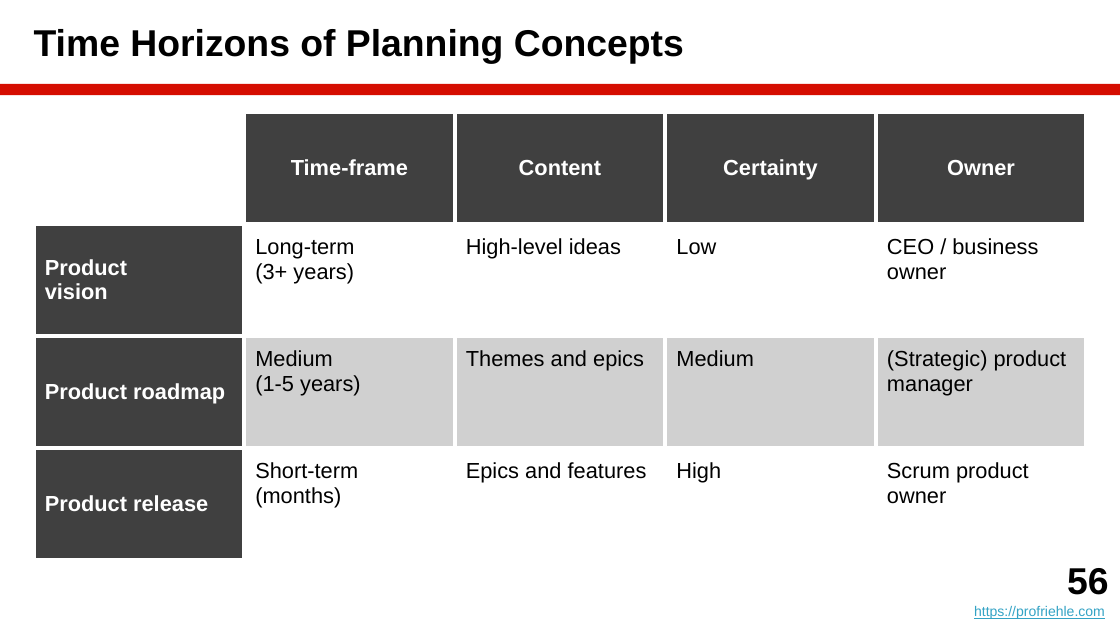
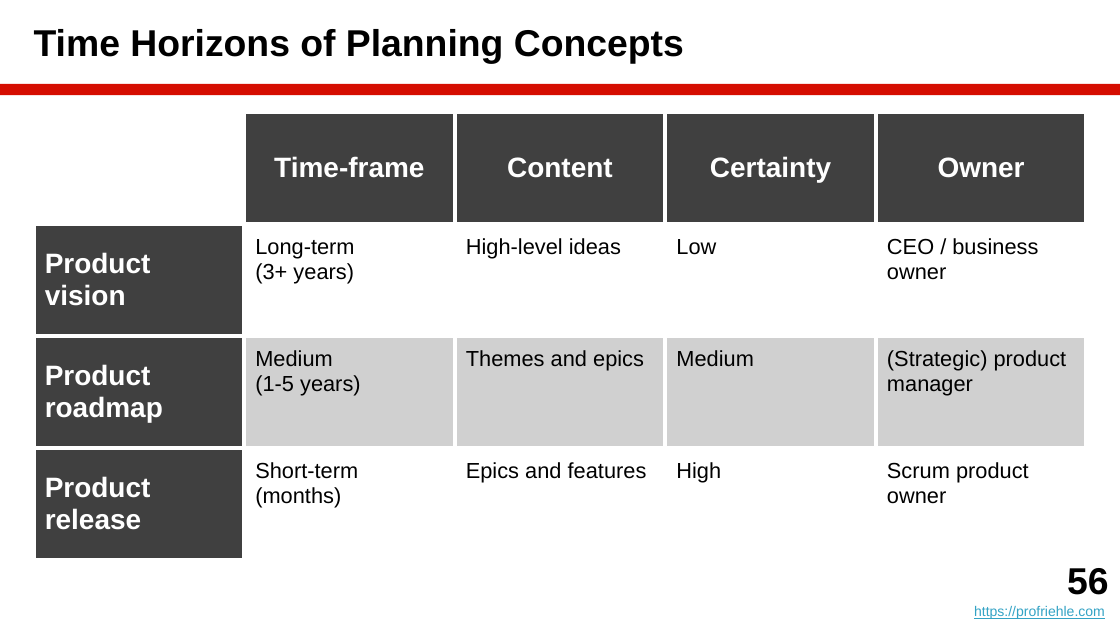
Before and after one commit to dirkriehle/amos-course, a slide deck: slide 56 of Lecture slides/AMOS B04 - Agile Planning.pptx. Drawn at 1120x630 pixels with LibreOffice and Linux fonts; fonts in the diff are those of the drawing. Boxes give left, top, right and bottom in pixels: in the first picture for what was removed or moved away, otherwise in the second. Text is boxed around its words. In the diff, an @@ line names an element or a change of style, - is before the commit and + after.

```diff
--- a/Lecture slides/AMOS B04 - Agile Planning.pptx
+++ b/Lecture slides/AMOS B04 - Agile Planning.pptx
@@ table at (x1=34, y1=112, x2=1086, y2=534) @@
@@ size 14 to 18 pt in "Time-frame", "Content", "Certainty", "Owner" and 3 more places @@
```
Also in this commit, not shown: 3 other slides changed, 15 other files.
